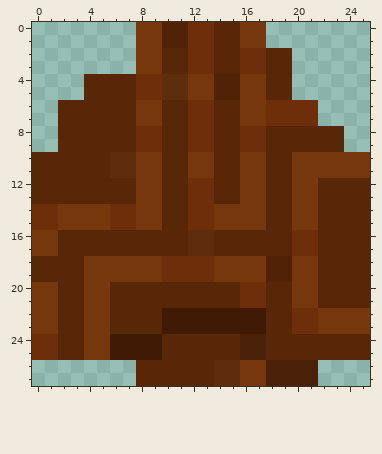
File history of a pixel-art sprite, assets/objects/archaeologyFragment3.png. That is the earlier state.
The file is 26x28 pixels. Colours within 5 levels of each other are drawn and written as one.
Once edited:
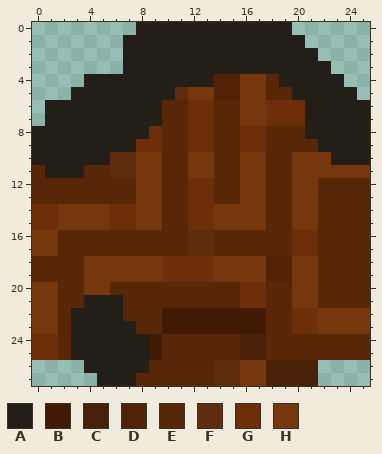
Palette (. is transparent): A #241e19  B #411a05  C #482108  D #522207  E #582707  F #5d2d0d  G #6d2e09  H #76370d
Change:
{"y":0,"x":8,"old":"HHDDGGEEHH..","new":"AAAAAAAAAAAA"}
{"y":1,"x":7,"old":".HHDDGGEEHH...","new":"AAAAAAAAAAAAAA"}
{"y":2,"x":7,"old":".HHEEGGEEGGEE..","new":"AAAAAAAAAAAAAAA"}
{"y":3,"x":7,"old":".HHEEGGEEGGEE...","new":"AAAAAAAAAAAAAAAA"}
{"y":4,"x":4,"old":"EEEEGGFFHH","new":"AAAAAAAAAA"}
{"y":4,"x":19,"old":"E....","new":"AAAAA"}
{"y":5,"x":3,"old":".EEEEGGF","new":"AAAAAAAA"}
{"y":5,"x":20,"old":".....","new":"AAAAA"}
{"y":6,"x":1,"old":".EEEEEEHH","new":"AAAAAAAAA"}
{"y":6,"x":21,"old":"G....","new":"AAAAA"}
{"y":7,"x":1,"old":".EEEEEEHH","new":"AAAAAAAAA"}
{"y":7,"x":21,"old":"G....","new":"AAAAA"}
{"y":8,"x":0,"old":"..EEEEEEG","new":"AAAAAAAAA"}
{"y":8,"x":21,"old":"EEE..","new":"AAAAA"}
{"y":9,"x":0,"old":"..EEEEEE","new":"AAAAAAAA"}
{"y":9,"x":22,"old":"EE..","new":"AAAA"}
{"y":10,"x":0,"old":"EEEEEE","new":"AAAAAA"}
{"y":10,"x":23,"old":"HHH","new":"AAA"}
{"y":11,"x":1,"old":"EEE","new":"AAA"}
{"y":21,"x":4,"old":"HHE","new":"AAA"}
{"y":22,"x":3,"old":"EHHE","new":"AAAA"}
{"y":23,"x":3,"old":"EHHEE","new":"AAAAA"}
{"y":24,"x":3,"old":"EHHBBB","new":"AAAAAA"}
{"y":25,"x":3,"old":"EHHBBB","new":"AAAAAA"}
{"y":26,"x":4,"old":"....E","new":"AAAAA"}
{"y":27,"x":5,"old":"...","new":"AAA"}
{"label":"changed","picture_box":[32,22,370,178]}
{"label":"changed","picture_box":[71,295,149,386]}
